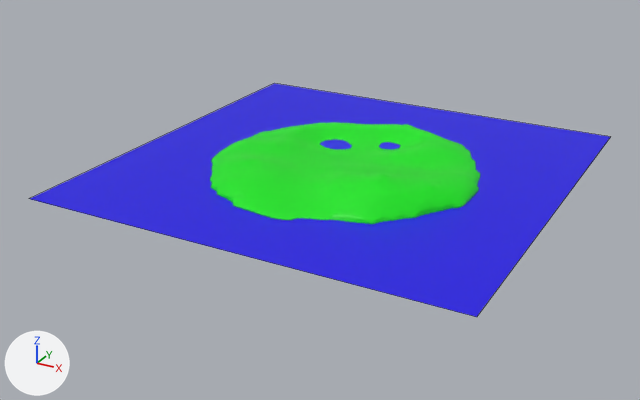
A saved change to the Blender file world.blend.
Rendered twice from a 50 mm camera at (467.0, -915.0, 403.0) aimed at (-23.0, -23.0, -43.0). The axes (+X, +Y, +Z) are drawn at lower left. The lights are the same throughout. Mesh edges are drawn as thin lines on the coarser meshes.

The first picture shows 'Plane', 'home_island'.
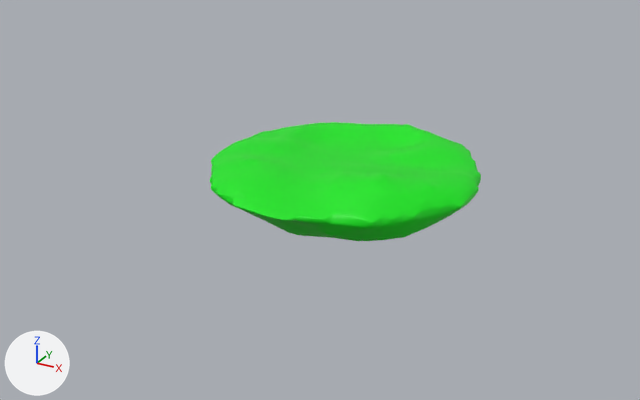
Changed parts and their boxes (x1, y1, x2, y2) in the pictures (640 x 400 px):
'Plane', hidden (blue): before (30, 83, 610, 317)

Patch to the scene script:
```diff
--- a/world.blend.py
+++ b/world.blend.py
@@ ob_plane @@
 ob_plane.scale = (-266.0, -266.0, -266.0)
+ob_plane.hide_render = True
```
